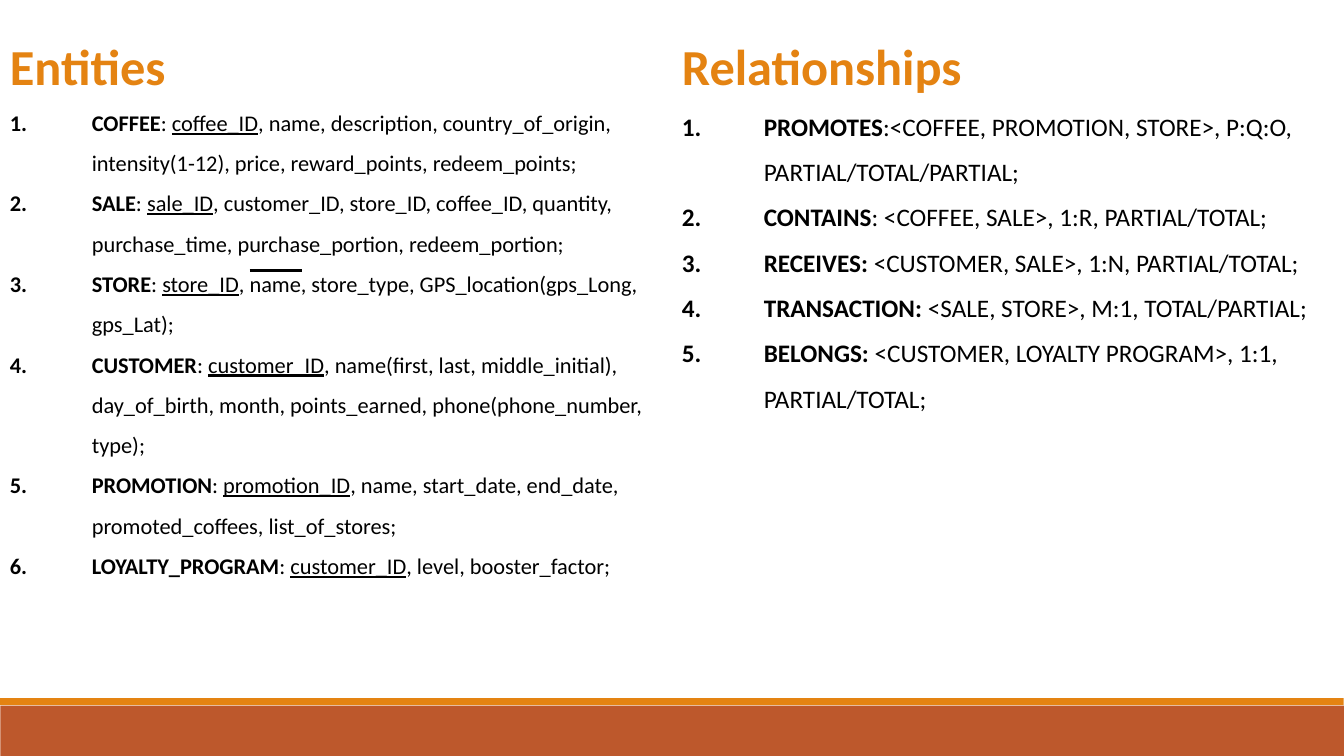
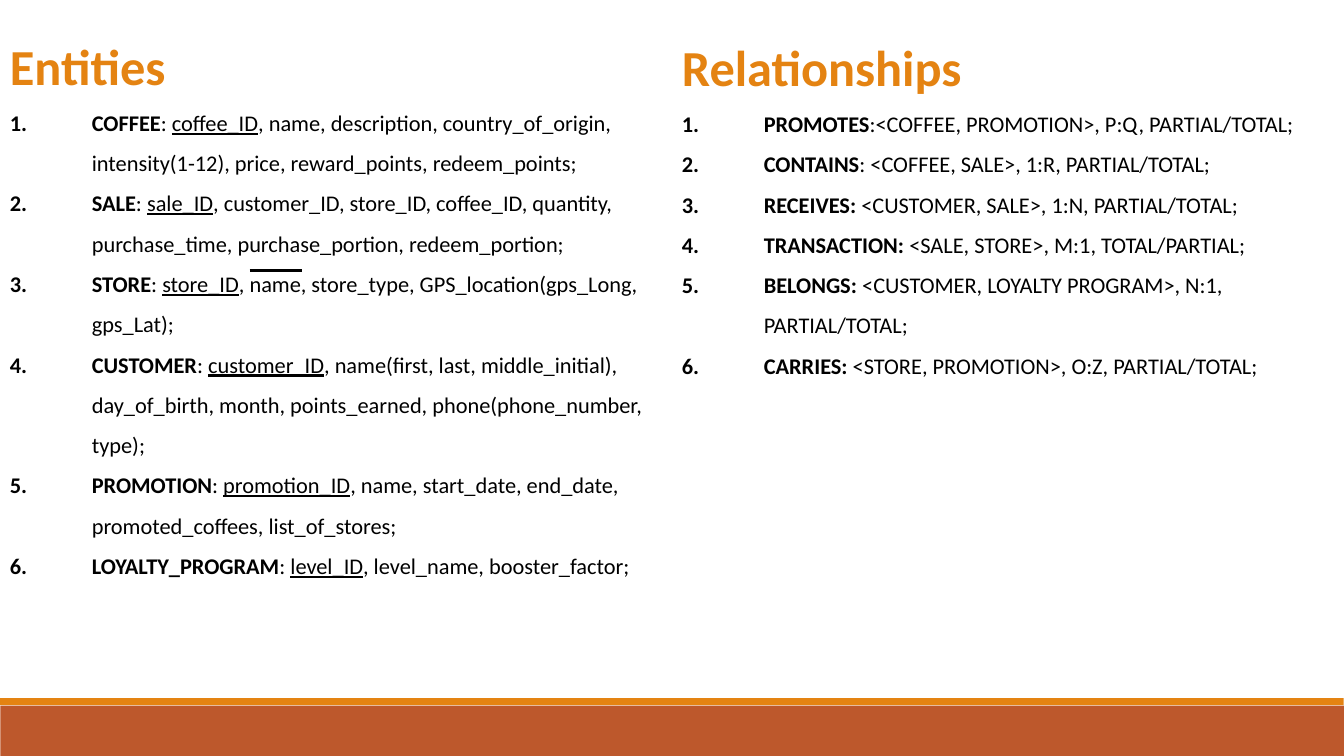
Before and after one commit to cnecciai/BoutiqueCoffee, a slide deck: slide 6 of Phase I/ER Model.pptx. Drawn at 1344x756 pixels with LibreOffice and Linux fonts; fonts in the diff are those of the drawing. Boxes give left, top, right and bottom in pixels: in the first picture for what was removed or moved away, otherwise in the second. Text is boxed around its words. In the diff, an @@ line names an element or a change of style, - is before the commit and + after.

```diff
--- a/Phase I/ER Model.pptx
+++ b/Phase I/ER Model.pptx
@@ text at (764,116,1293,135): text changed; size 18 to 16 pt @@
-1. PROMOTES:<COFFEE, PROMOTION, STORE>, P:Q:O, PARTIAL/TOTAL/PARTIAL;
+1. PROMOTES:<COFFEE, PROMOTION>, P:Q, PARTIAL/TOTAL;
@@ text at (764,156,1245,256): size 18 to 16 pt in "CONTAINS: <COFFEE, SALE>, 1:R, PARTIAL/TOTAL;", "RECEIVES: <CUSTOMER, SALE>, 1:N, PARTIAL/TOTAL;", "TRANSACTION: <SALE, STORE>, M:1, TOTAL/PARTIAL;" @@
@@ text at (764,278,1257,377): text changed; size 18 to 16 pt @@
-5. BELONGS: <CUSTOMER, LOYALTY PROGRAM>, 1:1, PARTIAL/TOTAL;
+5. BELONGS: <CUSTOMER, LOYALTY PROGRAM>, N:1, PARTIAL/TOTAL;
+6. CARRIES: <STORE, PROMOTION>, O:Z, PARTIAL/TOTAL;
@@ text at (92,558,629,578): text changed @@
-6. LOYALTY_PROGRAM: customer_ID, level, booster_factor;
+6. LOYALTY_PROGRAM: level_ID, level_name, booster_factor;
```
Also in this commit, not shown: 3 other slides changed, 4 other files.
